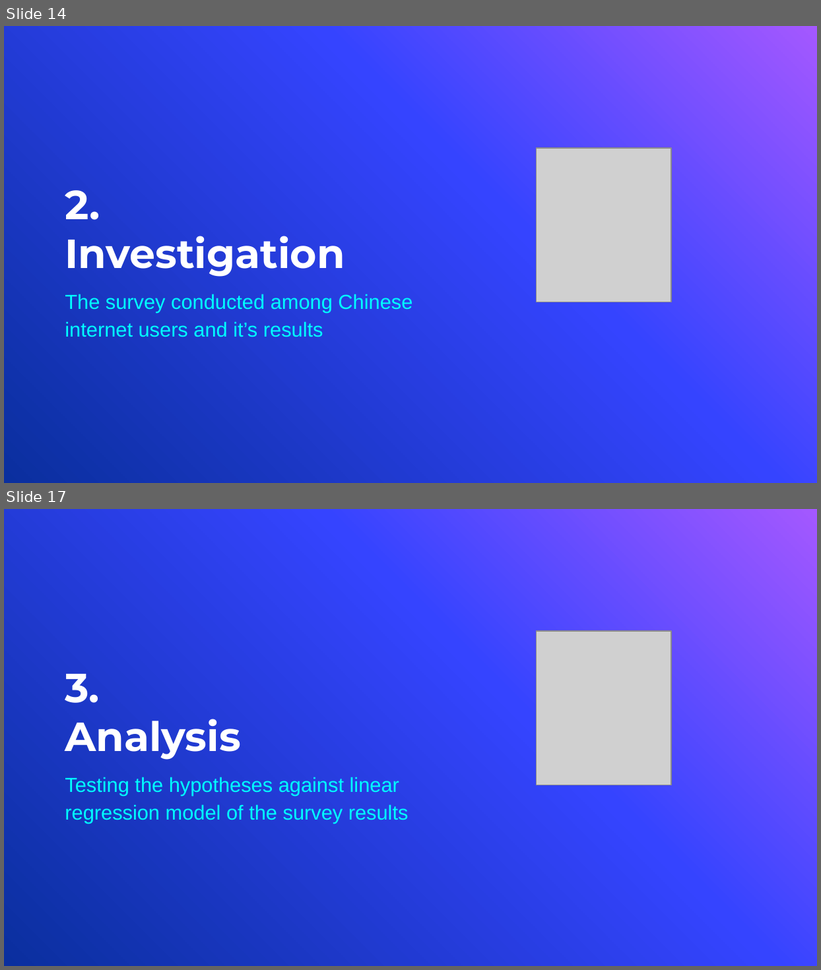
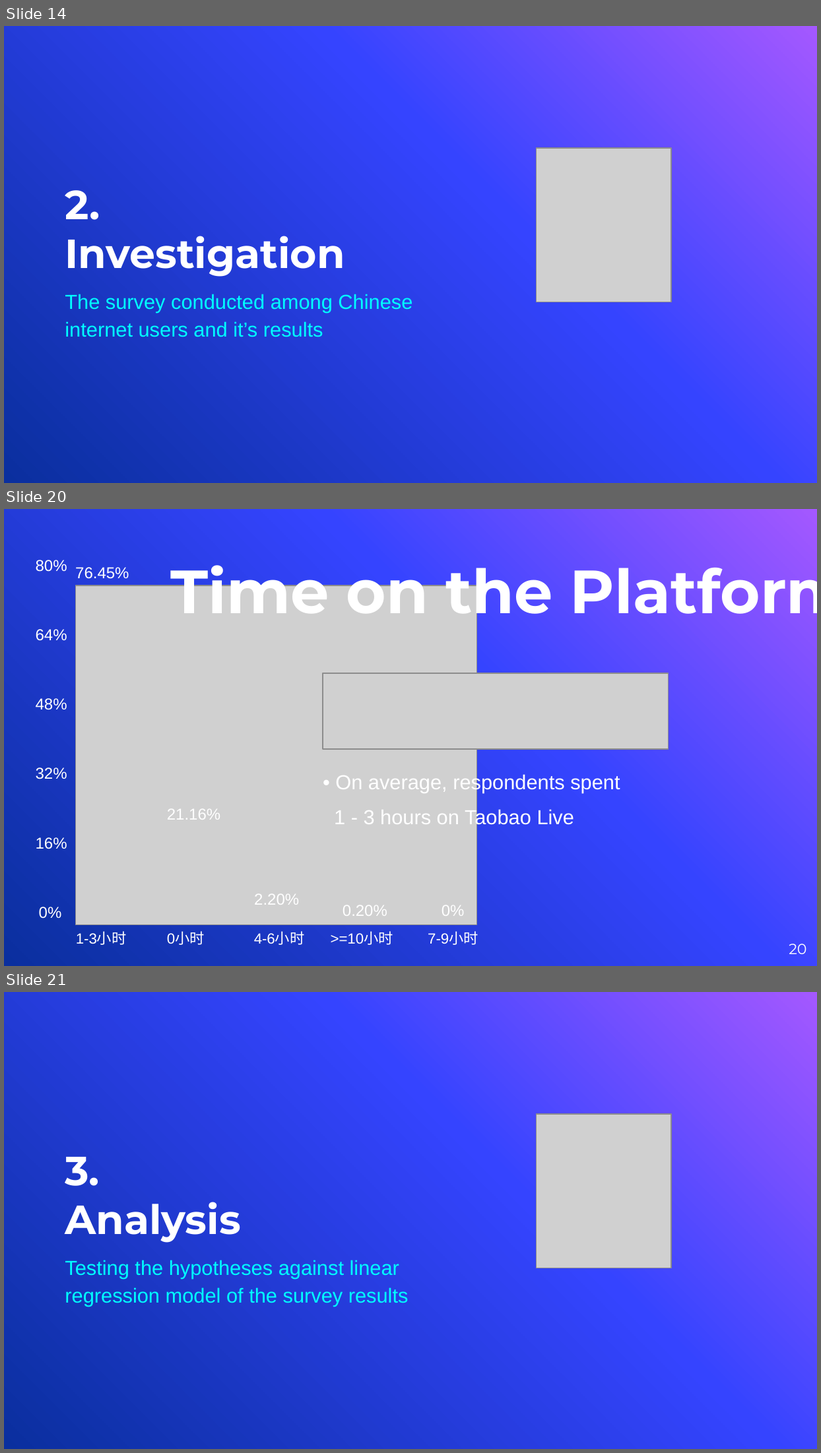
Before and after one commit to vyacheslav-polyakov/thesis, a slide deck: !Defense Slides.pptx. Shown one above the other, each under a label of ours: slides 14 and 17 before the commit, slides 14, 20 and 21 after it; the slides between them are not shown. The pictures are 821x970 and 821x1453 pixels, drawn with LibreOffice and Linux fonts; fonts in the diff are those of the drawing; grey boxes stand for pictures; background and template pictures are left out. Boxes give left, top, right and bottom in pixels: in the first picture for what was removed or moved away, otherwise in the second. Text is boxed around its words. In the diff, an @@ line names an element or a change of style, - is before the commit and + after.

```diff
--- a/!Defense Slides.pptx
+++ b/!Defense Slides.pptx
@@ slide 20 added at <box>4,509,817,966</box>, background gradient #A458FF to #3544FF to #0A2F9E @@
@@ text added at <box>36,560,67,572</box>, 14 pt, text #FFFFFF @@
+80%
@@ text added at <box>75,567,129,579</box>, 14 pt, text #FFFFFF @@
+76.45%
@@ title added at <box>170,554,817,627</box>, 54 pt, text #FFFFFF, bold @@
+Time on the Platform
@@ picture added at <box>75,586,477,925</box> @@
@@ text added at <box>36,629,67,641</box>, 14 pt, text #FFFFFF @@
+64%
@@ picture added at <box>323,673,669,749</box> @@
@@ text added at <box>36,698,67,710</box>, 14 pt, text #FFFFFF @@
+48%
@@ text added at <box>36,768,67,780</box>, 14 pt, text #FFFFFF @@
+32%
@@ text added at <box>334,774,620,828</box>, 18 pt, text #FFFFFF @@
+• On average, respondents spent
+1 - 3 hours on Taobao Live
@@ text added at <box>167,809,220,820</box>, 14 pt, text #FFFFFF @@
+21.16%
@@ text added at <box>36,838,67,850</box>, 14 pt, text #FFFFFF @@
+16%
@@ text added at <box>254,894,299,905</box>, 14 pt, text #FFFFFF @@
+2.20%
@@ text added at <box>39,907,62,919</box>, 14 pt, text #FFFFFF @@
+0%
@@ text added at <box>343,906,387,916</box>, 14 pt, text #FFFFFF @@
+0.20%
@@ text added at <box>442,906,465,916</box>, 14 pt, text #FFFFFF @@
+0%
@@ text added at <box>76,932,126,945</box>, 13 pt, text #FFFFFF @@
+1-3小时
@@ text added at <box>167,932,205,945</box>, 13 pt, text #FFFFFF @@
+0小时
@@ text added at <box>254,932,304,945</box>, 13 pt, text #FFFFFF @@
+4-6小时
@@ text added at <box>331,932,393,945</box>, 13 pt, text #FFFFFF @@
+>=10小时
@@ text added at <box>428,932,478,945</box>, 12.9 pt, text #FFFFFF @@
+7-9小时
@@ page number added at <box>789,944,807,955</box>, 13 pt, text #FFFFFF @@
+20
@@ what was slide 17 is now slide 21 @@
```
Also in this commit, not shown: 6 slides changed, 4 other slides added, 1 slide removed, 10 other files.
